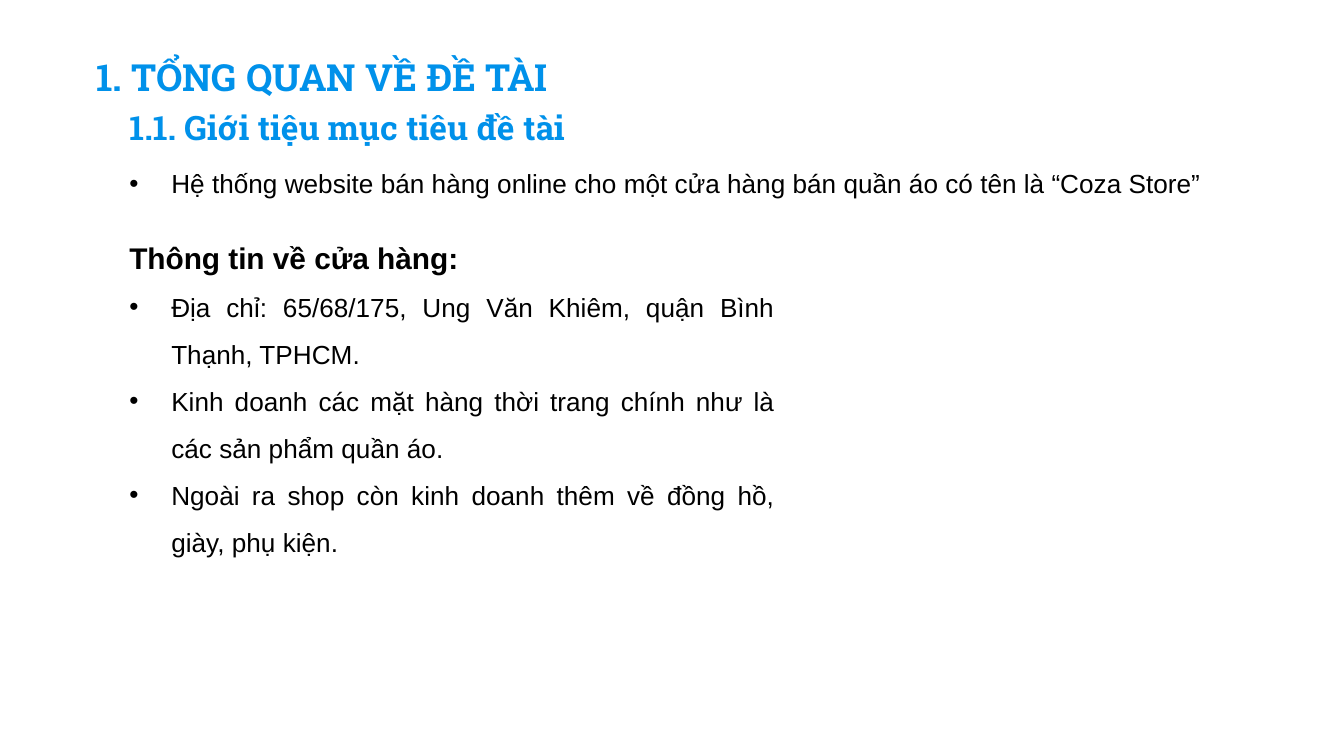
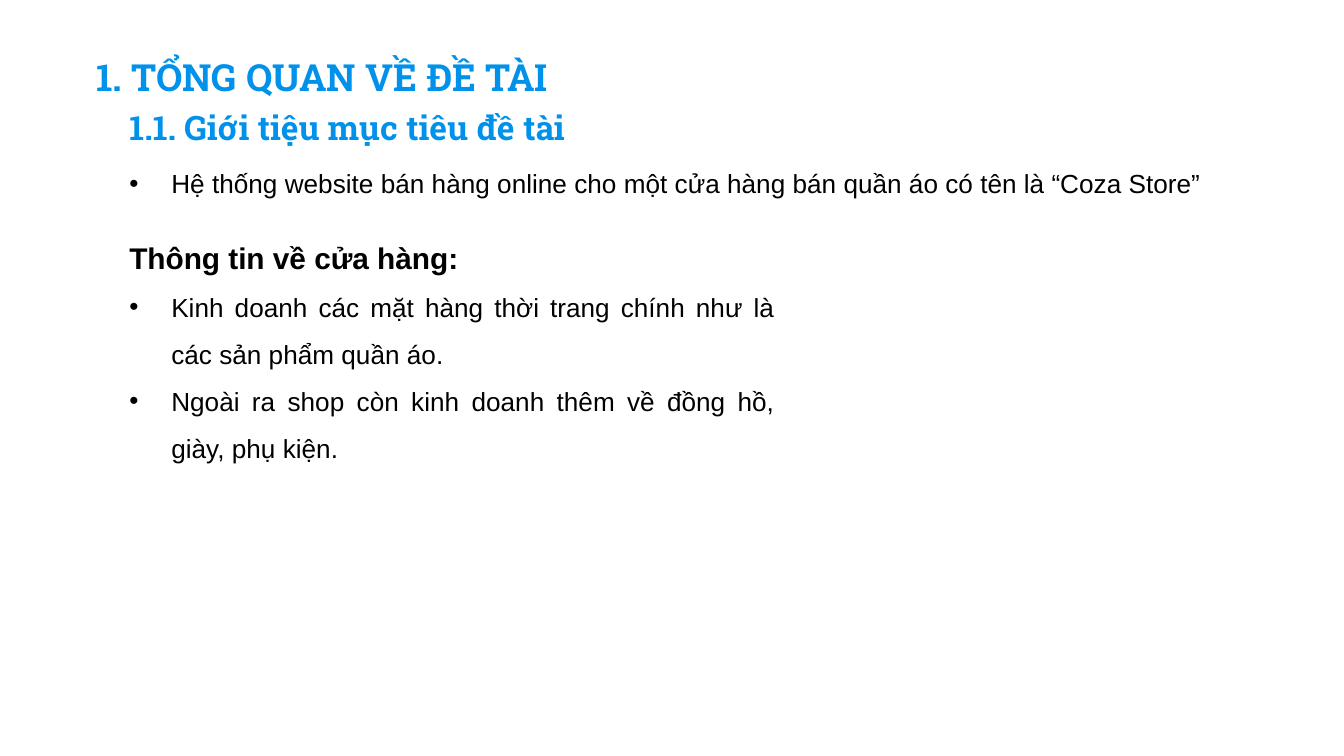
Before and after one commit to haitran2000/Ecommerce-Fashion-Website, a slide deck: slide 3 of Do An Tot Nghiep.pptx. Drawn at 1344x756 pixels with LibreOffice and Linux fonts; fonts in the diff are those of the drawing; background and template pictures are left out. Boxes give left, top, right and bottom in pixels: in the first picture for what was removed or moved away, otherwise in the second. Text is boxed around its words. In the diff, an @@ line names an element or a change of style, - is before the commit and + after.

```diff
--- a/Do An Tot Nghiep.pptx
+++ b/Do An Tot Nghiep.pptx
@@ text at (171,297,774,368): paragraph removed @@
-• Địa chỉ: 65/68/175, Ung Văn Khiêm, quận Bình Thạnh, TPHCM.
```
Also in this commit, not shown: 3 other slides changed, 6 slides removed, 16 other files.
